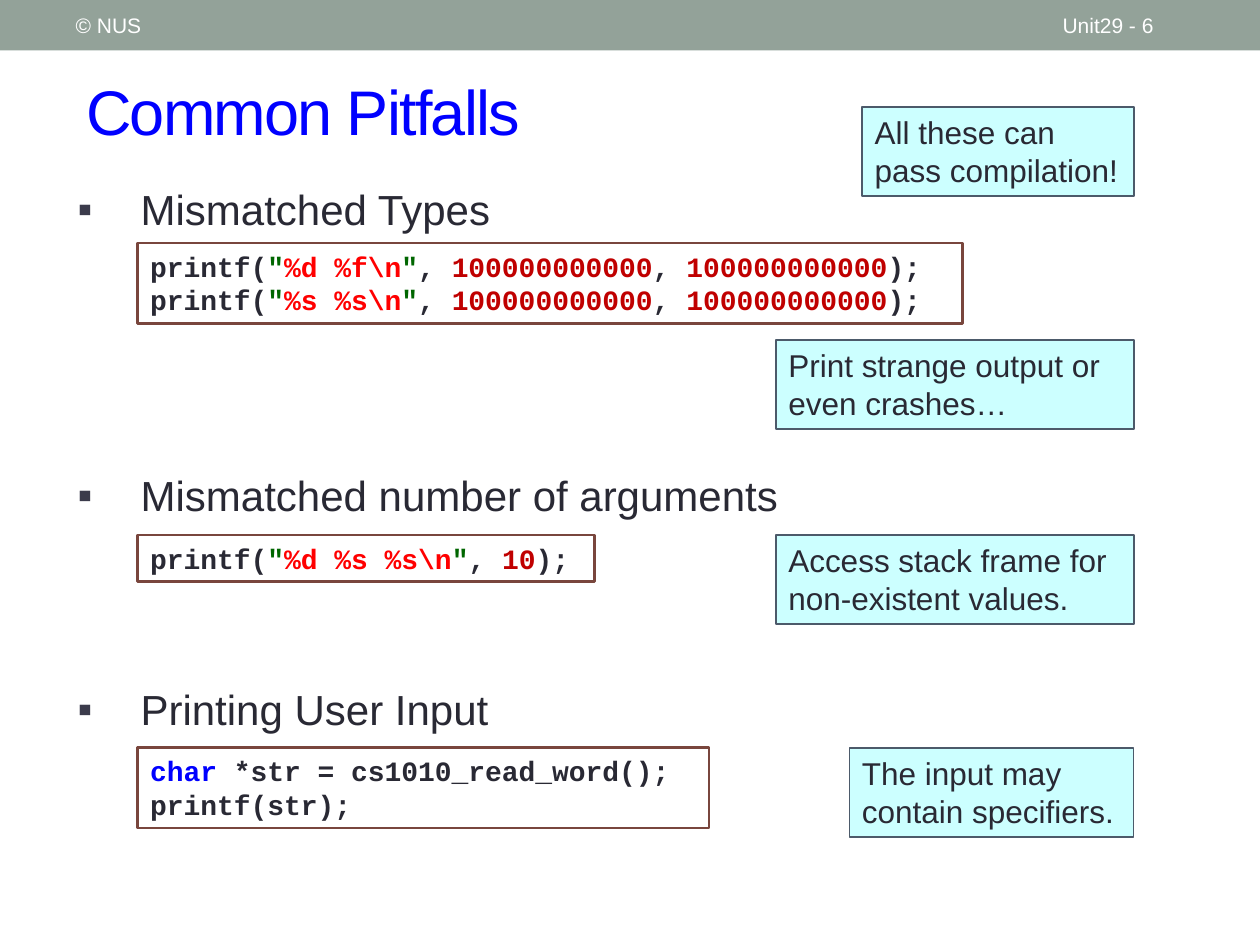
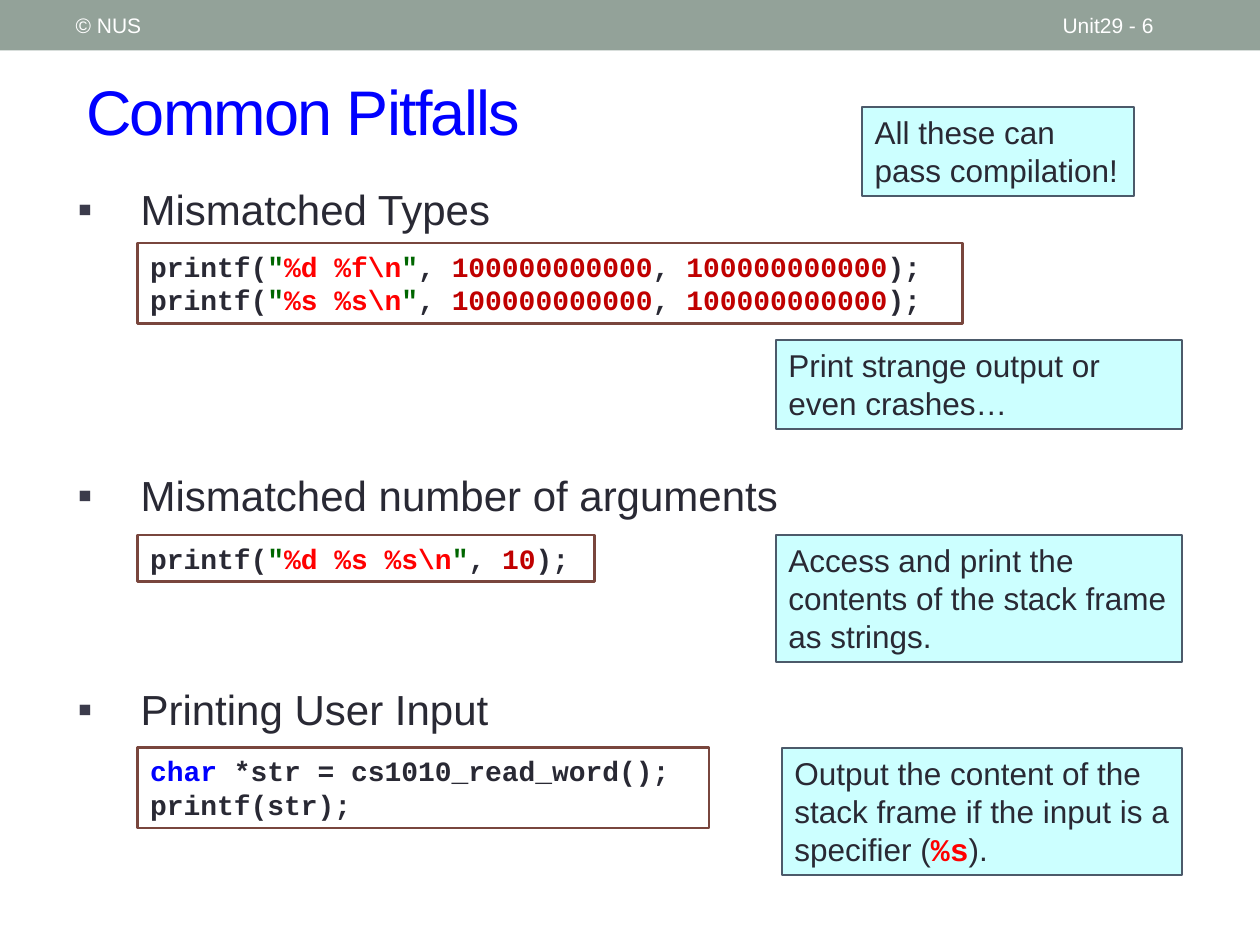
Before and after one commit to nus-cs1010-2021-s2/website, a slide deck: slide 6 of slides/Unit29_Standard IO.pptx. Drawn at 1260x945 pixels with LibreOffice and Linux fonts; fonts in the diff are those of the drawing. Boxes give left, top, right and bottom in pixels: in the first picture for what was removed or moved away, otherwise in the second. Text is boxed around its words. In the diff, an @@ line names an element or a change of style, - is before the commit and + after.

```diff
--- a/slides/Unit29_Standard IO.pptx
+++ b/slides/Unit29_Standard IO.pptx
@@ rectangle "Print strange output or even ...": place and size @@
-rectangle "Print strange output or even ..." at [776,340,1134,430]
+rectangle "Print strange output or even ..." at [776,340,1182,430]
@@ rectangle "Access and print the contents ...": place and size @@
-rectangle "Access and print the contents ..." at [776,536,1134,625]
+rectangle "Access and print the contents ..." at [776,536,1182,663]
@@ text in rectangle at [788,549,1166,654]: text changed @@
-Access stack frame for non-existent values.
+Access and print the contents of the stack frame as strings.
@@ rectangle "Output the content of the ...": place and size @@
-rectangle "Output the content of the ..." at [849,748,1133,838]
+rectangle "Output the content of the ..." at [782,748,1182,876]
@@ text in rectangle at [794,762,1169,867]: text changed @@
-The input may contain specifiers.
+Output the content of the stack frame if the input is a specifier (%s).
```
Also in this commit, not shown: 7 other slides changed, 4 other files.
